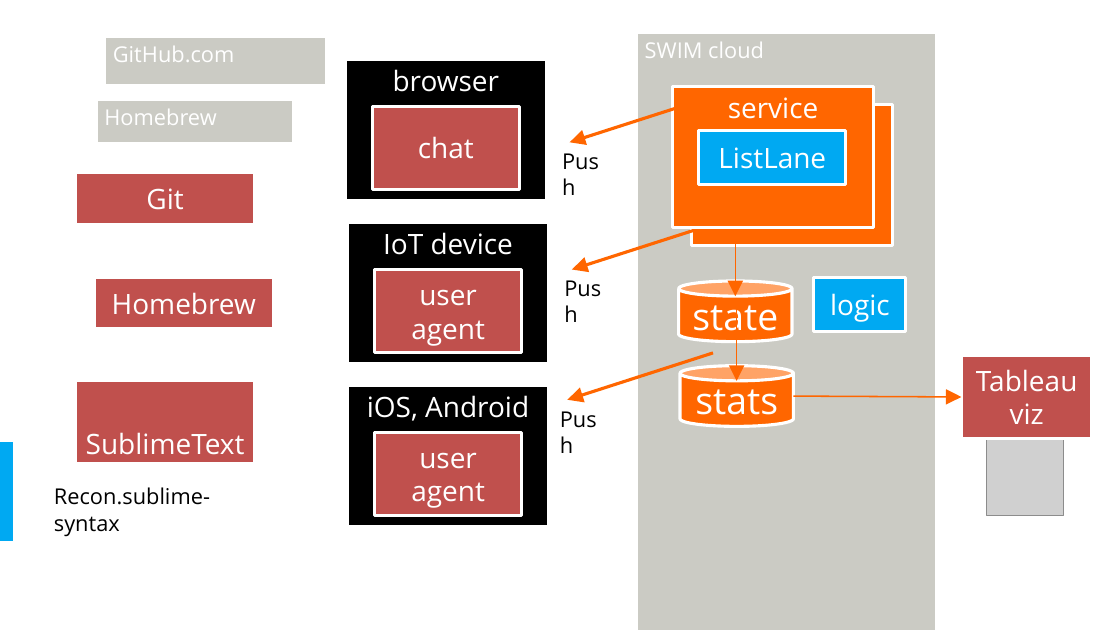
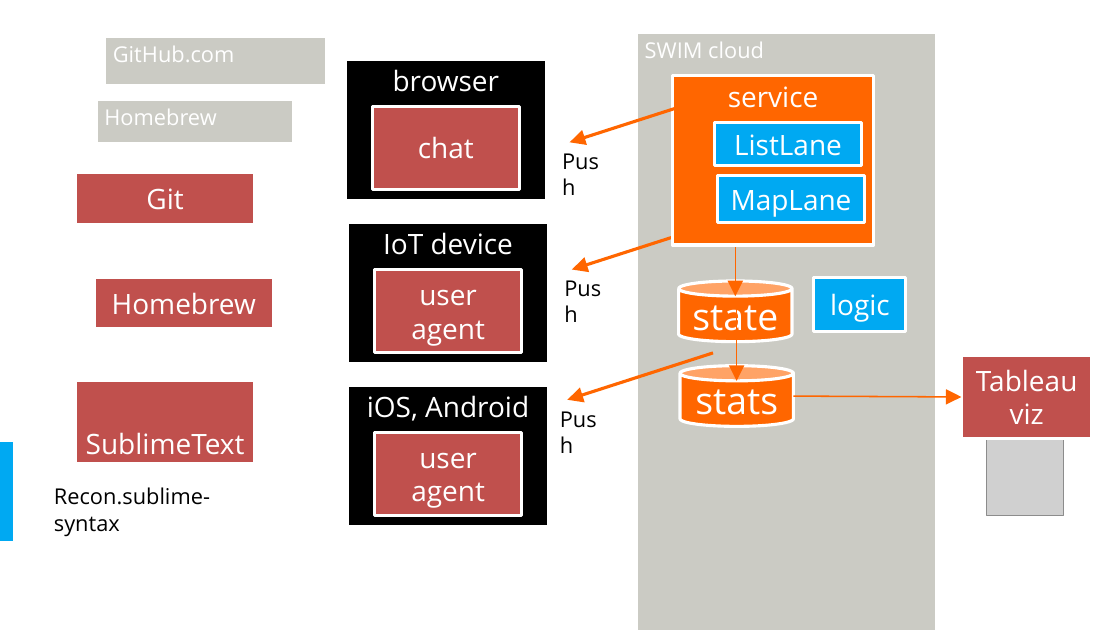
Before and after one commit to rkuma183/wilsonmar.github.io, a slide deck: slide 1 of fig/zapier_v02.pptx. Drawn at 1120x630 pixels with LibreOffice and Linux fonts; fonts in the diff are those of the drawing; grey boxes stand for pictures. Boxes give left, top, right and bottom in pixels: in the first picture for what was removed or moved away, otherwise in the second. Text is boxed around its words. In the diff, an @@ line names an element or a change of style, - is before the commit and + after.

```diff
--- a/fig/zapier_v02.pptx
+++ b/fig/zapier_v02.pptx
@@ rectangle "service": place and size @@
-rectangle "service" at box(672, 86, 874, 227)
+rectangle "service" at box(672, 75, 874, 245)
@@ rectangle removed at box(691, 105, 893, 246) @@
-Service
@@ rectangle "ListLane": place and size @@
-rectangle "ListLane" at box(699, 130, 846, 184)
+rectangle "ListLane" at box(715, 122, 861, 166)
@@ rectangle added at box(718, 176, 865, 223), fill #00A9F2, outline #FFFFFF 2 pt, 18 pt, text #FFFFFF @@
+MapLane
```
Also in this commit, not shown: 3 other files.
